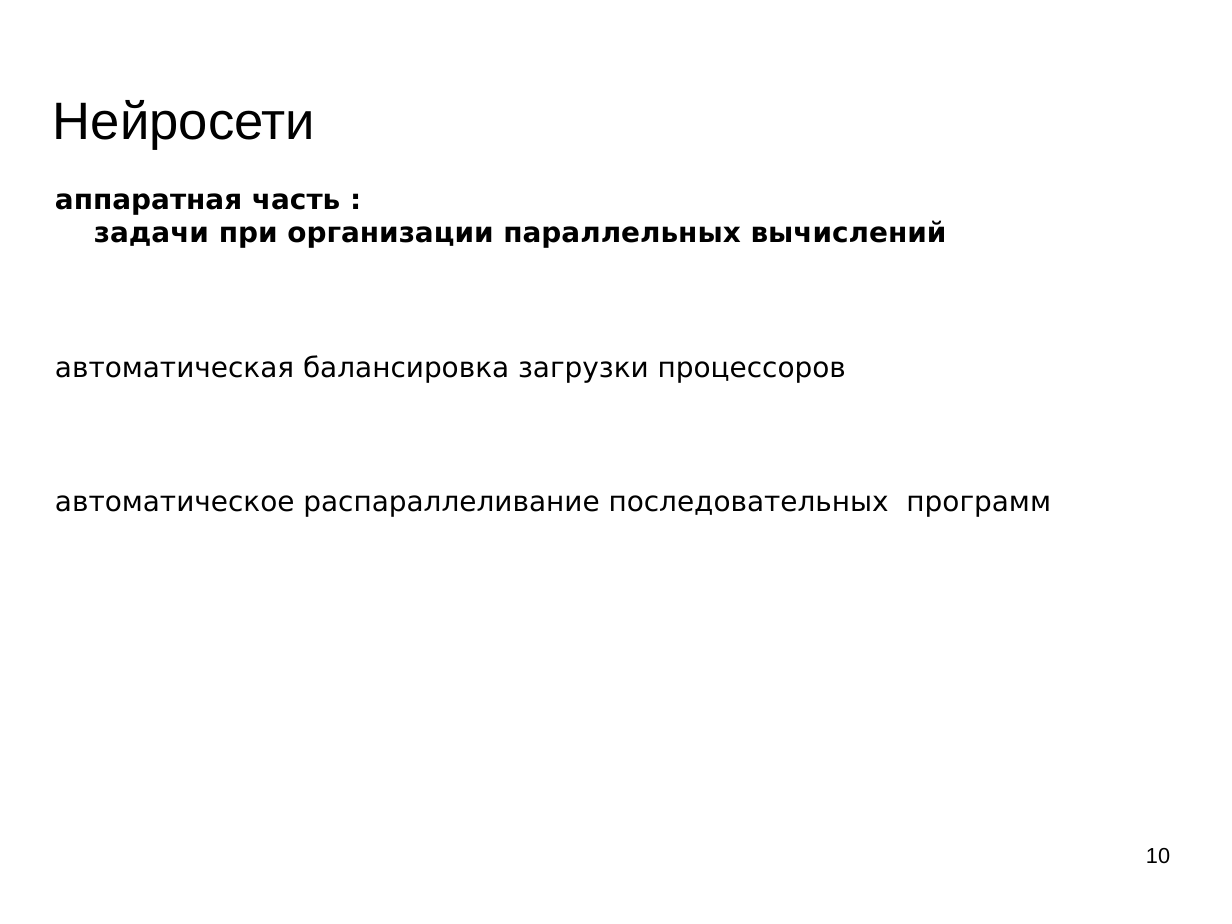
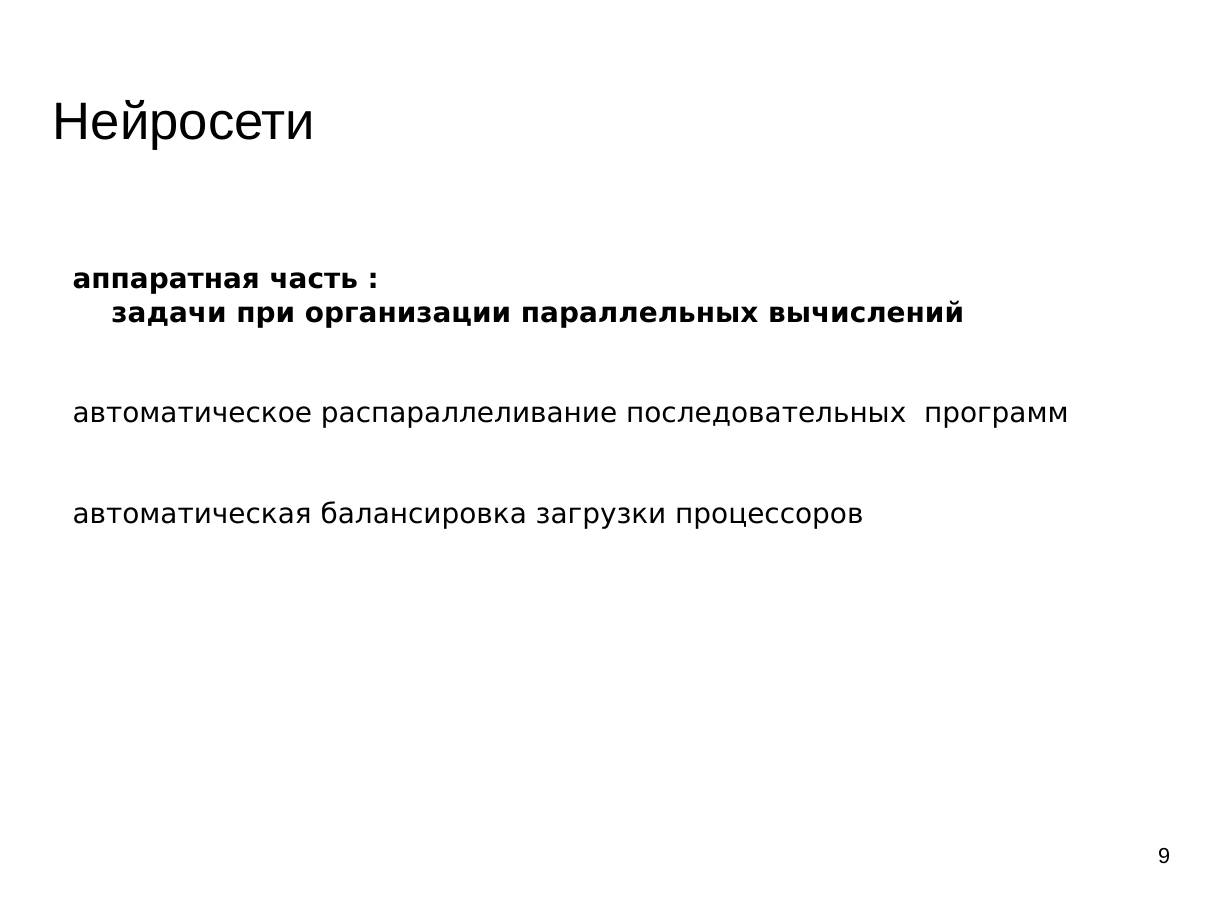
Before and after one commit to mechanoid5/ml_lectorium_legacy, a slide deck: slide 9 of 19-tech-stack-tf.odp (slide 10 before the commit). Drawn at 1232x924 pixels with LibreOffice and Linux fonts; fonts in the diff are those of the drawing; background and template pictures are left out. Boxes give left, top, right and bottom in pixels: in the first picture for what was removed or moved away, otherwise in the second. Text is boxed around its words. In the diff, an @@ line names an element or a change of style, - is before the commit and + after.

```diff
--- a/19-tech-stack-tf.odp
+++ b/19-tech-stack-tf.odp
@@ text "аппаратная часть :": place and size @@
-text "аппаратная часть :" at [55,193,1051,516]
+text "аппаратная часть :" at [73,272,1069,528]
@@ text at [73,406,1069,428]: paragraph added @@
+автоматическое распараллеливание последовательных программ
@@ text at [55,495,1051,516]: paragraph removed @@
-автоматическое распараллеливание последовательных программ
@@ page number at [1158,848,1170,864]: text changed @@
-10
+9
```
Also in this commit, not shown: 11 other slides changed, 1 slide removed, 9 other files.
